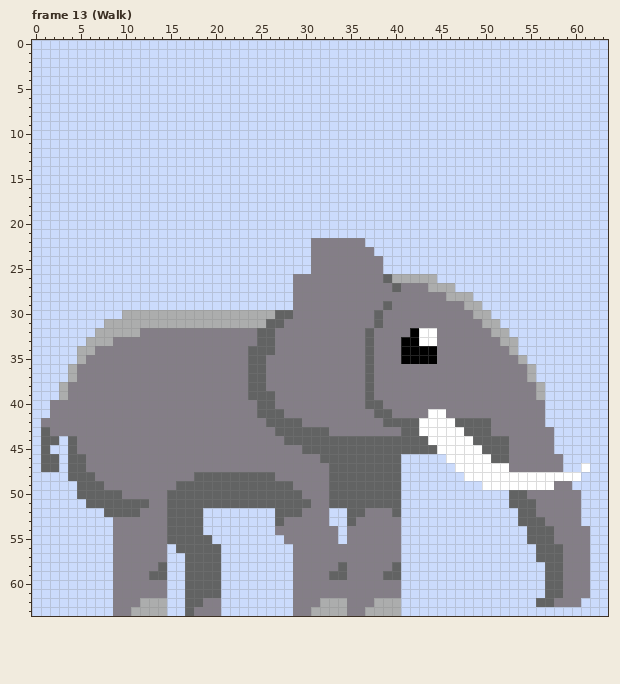
Pixel-art file -- Aseprite files/Elephant.aseprite. This is how it looked before the edit.
64x64 pixels, 16 frames. Shown: frame 13 (Walk). The commit also changed other frames, which this record leaves out.
The same view after the edit:
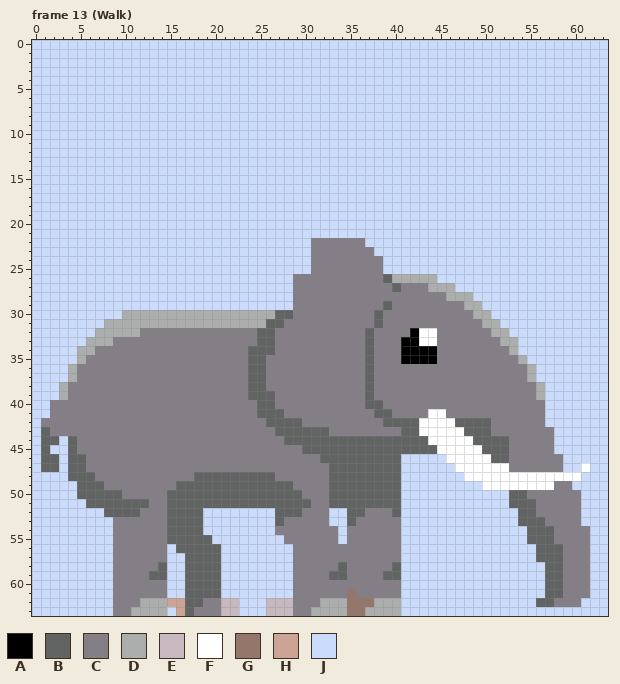
Palette (. is transparent): A #000000  B #626363  C #847e87  D #acadad  E #c8b9c0  F #ffffff  G #94766b  H #cca496  J #cbdbfc
The edit:
layer "Body" added
layer "Particles & whatnot" added
layer "Layer 2" removed
Changed rows in their new state; - is an unchanged pixel.
Frame 13 (Walk), layer "Particles & whatnot":
first column x 15:
61 --------------------G--
62 HH----EE---EEE------GGG
63 -H----EE---EEE------GG-
Boxes around the changes in both pictures, in picture pixels (x1, y1, x2, y2):
changed: (347, 589, 374, 616)
changed: (167, 598, 185, 616)
changed: (221, 598, 293, 616)
